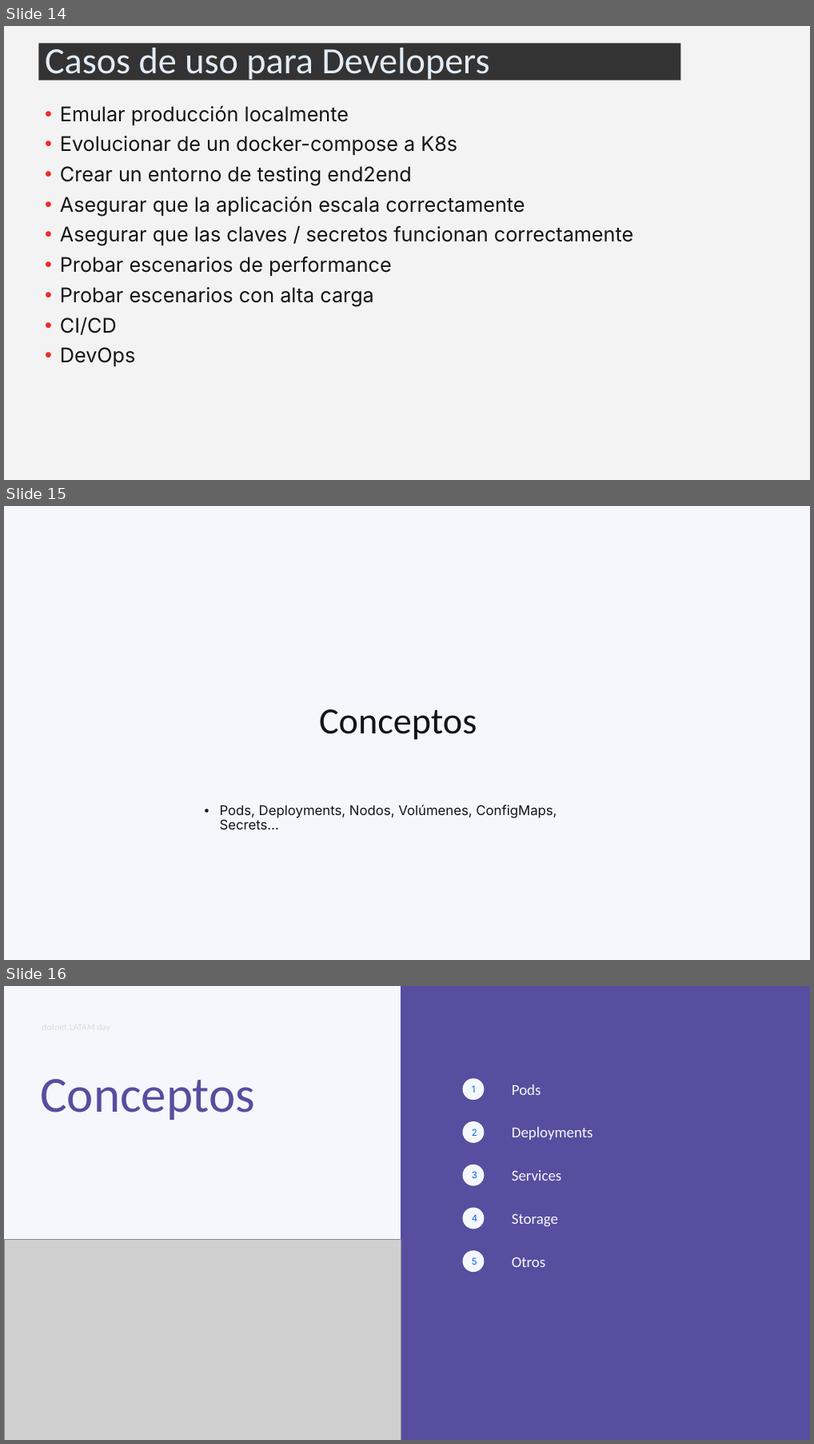
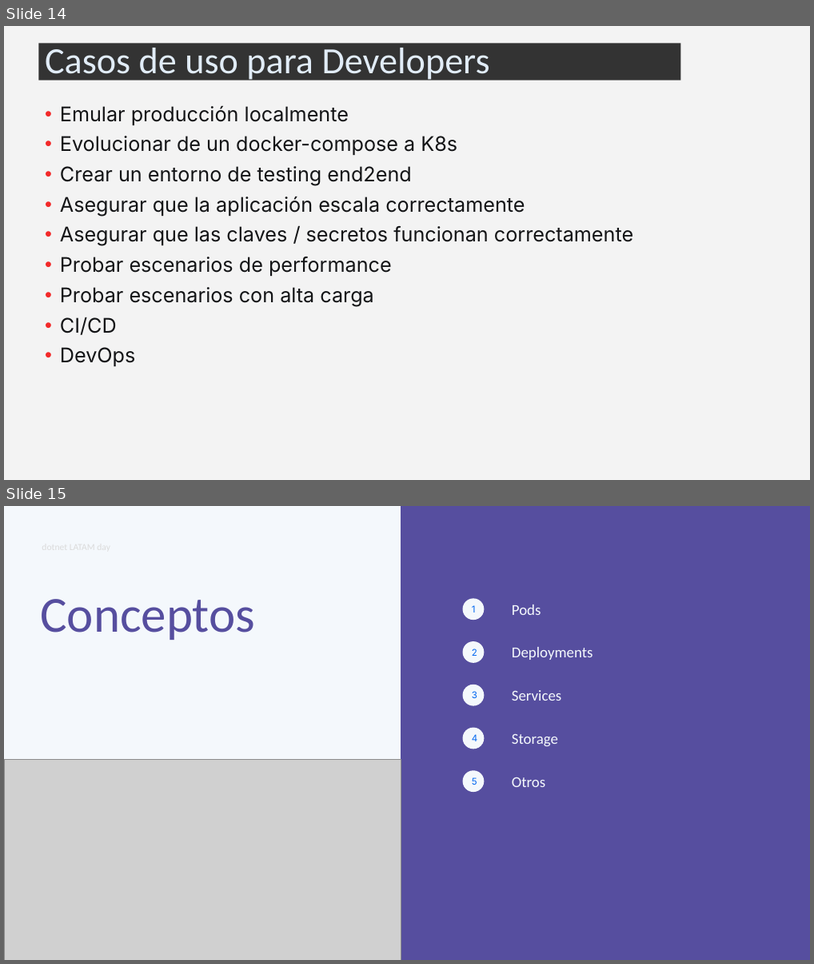
Before and after one commit to leomicheloni/DotnetLatamDay-2024, a slide deck: dotnetlatam_2024_k8s101devs.pptx. Shown one above the other, each under a label of ours: slides 14, 15 and 16 before the commit, slides 14 and 15 after it. The pictures are 814x1444 and 814x964 pixels, drawn with LibreOffice and Linux fonts; fonts in the diff are those of the drawing; grey boxes stand for pictures. Boxes give left, top, right and bottom in pixels: in the first picture for what was removed or moved away, otherwise in the second. Text is boxed around its words. In the diff, an @@ line names an element or a change of style, - is before the commit and + after.

```diff
--- a/dotnetlatam_2024_k8s101devs.pptx
+++ b/dotnetlatam_2024_k8s101devs.pptx
@@ slide 15 removed at (4,506,810,960), background #F4F8FC @@
@@ title removed at (319,709,477,740) @@
-Conceptos
@@ subtitle removed at (220,804,557,829) @@
-• Pods, Deployments, Nodos, Volúmenes, ConfigMaps, Secrets…
@@ what was slide 16 is now slide 15 @@
```
Also in this commit, not shown: 3 slides changed, 8 other files.
